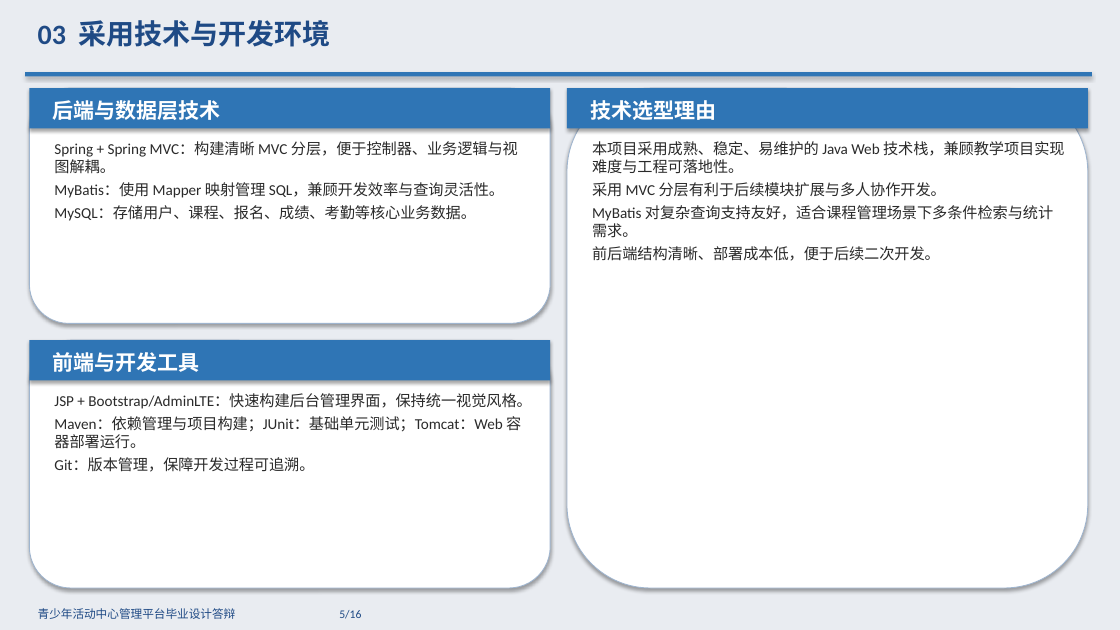
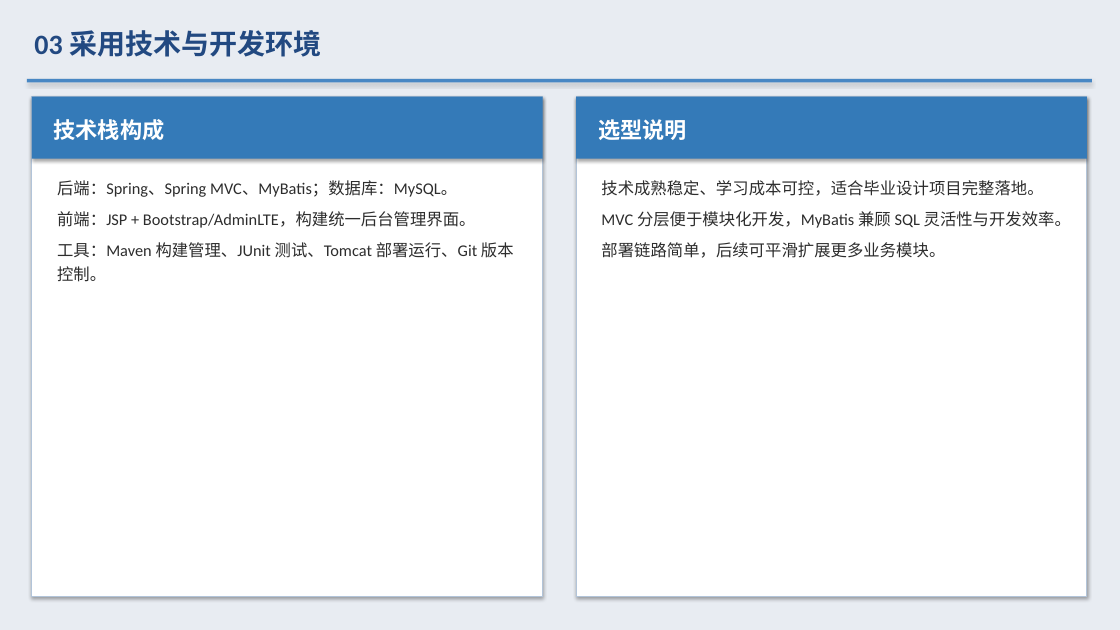
Before and after one commit to cxkqq/Student_Exam, a slide deck: slide 5 of defense_ppt.pptx. Drawn at 1120x630 pixels with LibreOffice and Linux fonts; fonts in the diff are those of the drawing. Boxes give left, top, right and bottom in pixels: in the first picture for what was removed or moved away, otherwise in the second. Text is boxed around its words. In the diff, an @@ line names an element or a change of style, - is before the commit and + after.

```diff
--- a/defense_ppt.pptx
+++ b/defense_ppt.pptx
@@ rectangle at [0,0,1120,630]: fill #E9ECF1 to #E8ECF2 @@
@@ text "03 采用技术与开发环境" at [34,30,321,57]: text colour #1F4A85 to #224981; line spacing 1 to 1.25; more space between paragraphs @@
@@ rectangle: place and size @@
-rectangle at [25,72,1092,76]
+rectangle at [27,79,1092,82]
@@ rectangle at [27,79,1092,82]: fill #2F75B5 to #4887C4 @@
@@ rounded rectangle removed at [29,88,550,323] @@
@@ rounded rectangle removed at [567,88,1088,588] @@
@@ rectangle: place and size @@
-rectangle at [29,88,550,129]
+rectangle at [32,97,543,159]
@@ rectangle at [32,97,543,159]: fill #2F75B5 to #347AB8 @@
@@ rectangle: place and size @@
-rectangle at [29,340,550,381]
+rectangle at [32,97,543,597]
@@ rectangle at [32,97,543,597]: fill #2F75B5 to #FFFFFF; outline none to #B2C4D9 0.75 pt @@
@@ text removed at [53,100,221,120] @@
-后端与数据层技术
@@ text at [54,119,165,140]: text changed; size 13 to 19 pt; text colour #2A2A2A to #FFFFFF; bold on @@
-Spring + Spring MVC：构建清晰 MVC 分层，便于控制器、业务逻辑与视图解耦。
-MyBatis：使用 Mapper 映射管理 SQL，兼顾开发效率与查询灵活性。
-MySQL：存储用户、课程、报名、成绩、考勤等核心业务数据。
+技术栈构成
@@ rectangle at [576,97,1087,159]: fill #2F75B5 to #347AB8 @@
@@ rectangle: place and size @@
-rectangle at [567,88,1088,129]
+rectangle at [576,97,1087,159]
@@ rectangle added at [576,97,1087,597], fill #FFFFFF, outline #B2C4D9 0.75 pt @@
@@ text at [598,119,686,140]: text changed; size 18 to 19 pt @@
-技术选型理由
+选型说明
@@ text at [57,180,514,282]: text changed; size 13 to 14 pt; text colour #2A2A2A to #2D2D2D @@
-JSP + Bootstrap/AdminLTE：快速构建后台管理界面，保持统一视觉风格。
-Maven：依赖管理与项目构建；JUnit：基础单元测试；Tomcat：Web 容器部署运行。
-Git：版本管理，保障开发过程可追溯。
+后端：Spring、Spring MVC、MyBatis；数据库：MySQL。
+前端：JSP + Bootstrap/AdminLTE，构建统一后台管理界面。
+工具：Maven 构建管理、JUnit 测试、Tomcat 部署运行、Git 版本控制。
@@ text at [601,180,1071,258]: text changed; size 13 to 14 pt; text colour #2A2A2A to #2D2D2D @@
-本项目采用成熟、稳定、易维护的 Java Web 技术栈，兼顾教学项目实现难度与工程可落地性。
-采用 MVC 分层有利于后续模块扩展与多人协作开发。
-MyBatis 对复杂查询支持友好，适合课程管理场景下多条件检索与统计需求。
-前后端结构清晰、部署成本低，便于后续二次开发。
+技术成熟稳定、学习成本可控，适合毕业设计项目完整落地。
+MVC 分层便于模块化开发，MyBatis 兼顾 SQL 灵活性与开发效率。
+部署链路简单，后续可平滑扩展更多业务模块。
@@ rounded rectangle removed at [29,340,550,588] @@
@@ text removed at [53,352,200,372] @@
-前端与开发工具
@@ text removed at [38,608,361,619] @@
-青少年活动中心管理平台毕业设计答辩 5/16
```
Also in this commit, not shown: 8 other slides changed, 6 slides added, 7 slides removed.
